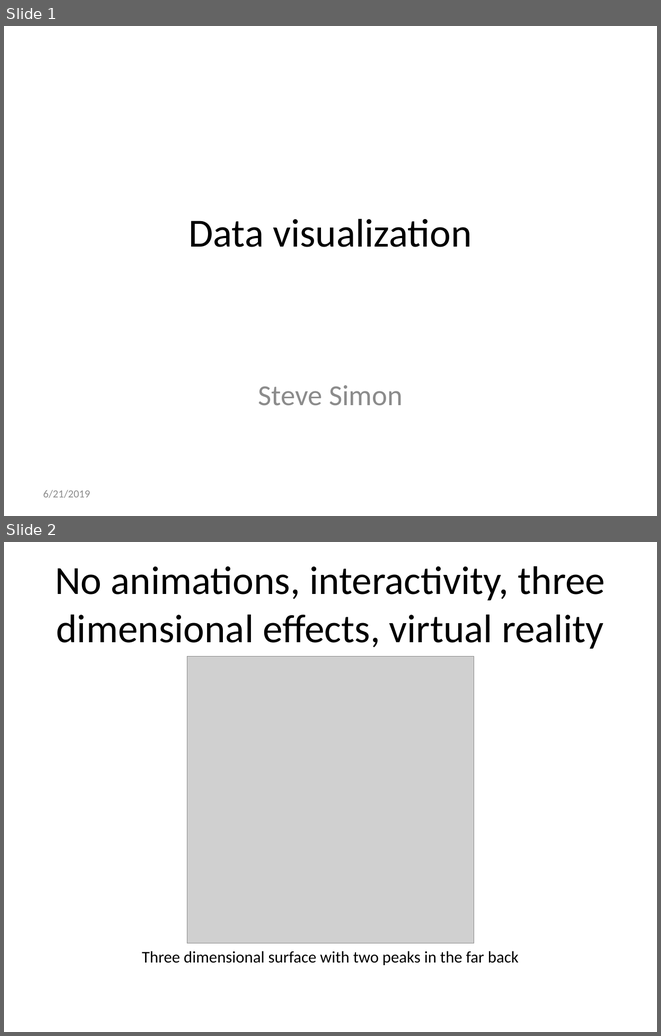
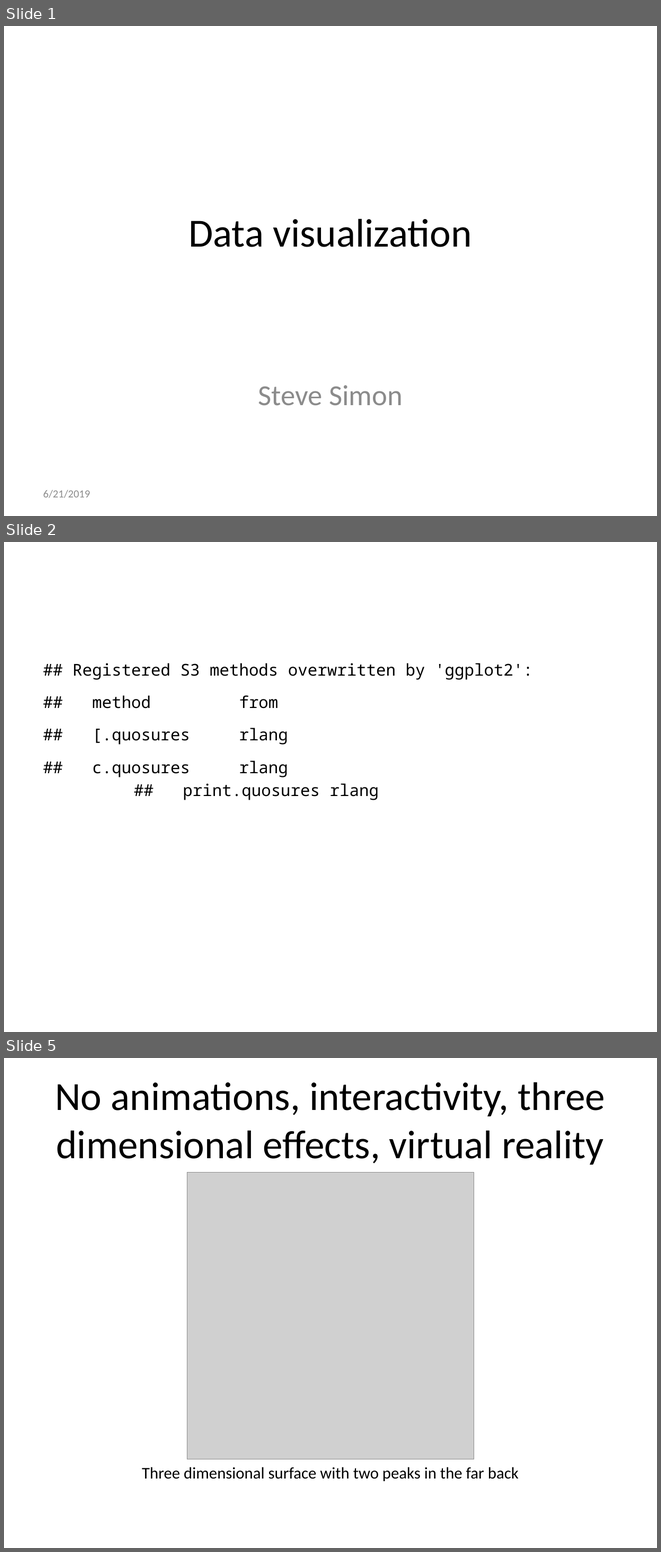
Before and after one commit to pmean/data-visualization, a slide deck: src/data-visualization.pptx. Shown one above the other, each under a label of ours: slides 1 and 2 before the commit, slides 1, 2 and 5 after it; the slides between them are not shown. The pictures are 661x1036 and 661x1552 pixels, drawn with LibreOffice and Linux fonts; fonts in the diff are those of the drawing; grey boxes stand for pictures. Boxes give left, top, right and bottom in pixels: in the first picture for what was removed or moved away, otherwise in the second. Text is boxed around its words. In the diff, an @@ line names an element or a change of style, - is before the commit and + after.

```diff
--- a/src/data-visualization.pptx
+++ b/src/data-visualization.pptx
@@ slide 2 added at [4, 542, 657, 1032], background #FFFFFF @@
@@ text added at [72, 663, 533, 800], 18 pt, text #000000 @@
+## Registered S3 methods overwritten by 'ggplot2':
+## method from
+## [.quosures rlang
+## c.quosures rlang
+## print.quosures rlang
@@ what was slide 2 is now slide 5 @@
```
Also in this commit, not shown: 3 slides changed, 14 other slides added, 4 other files.
